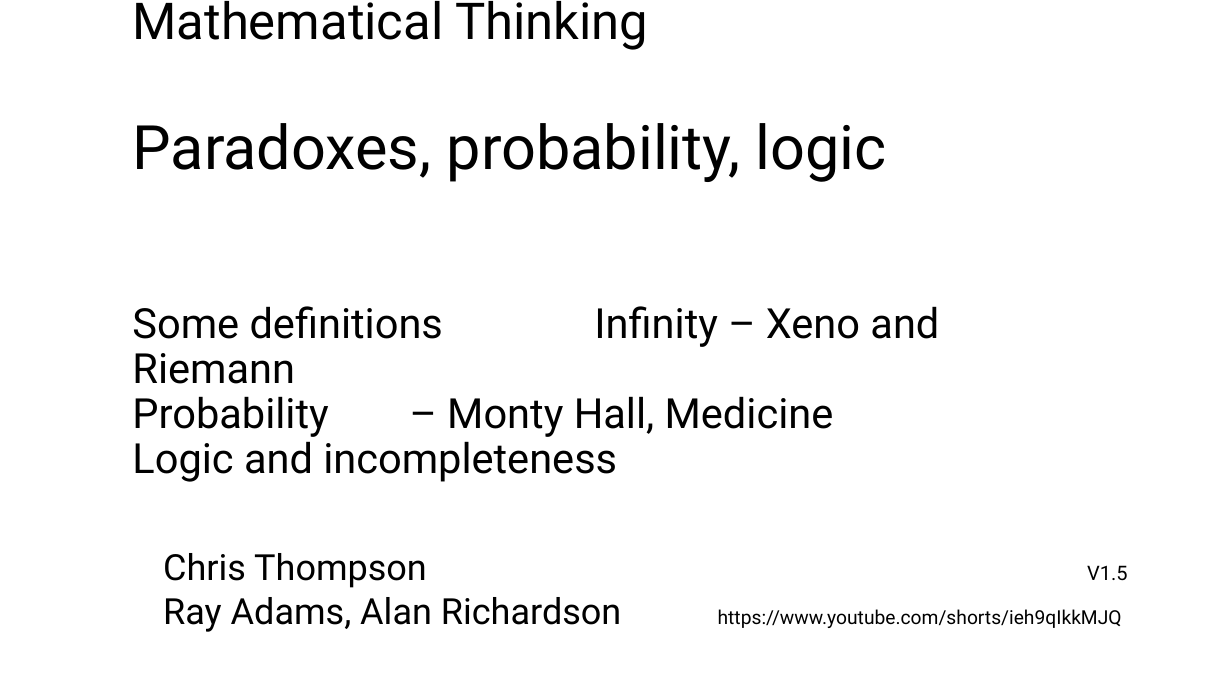
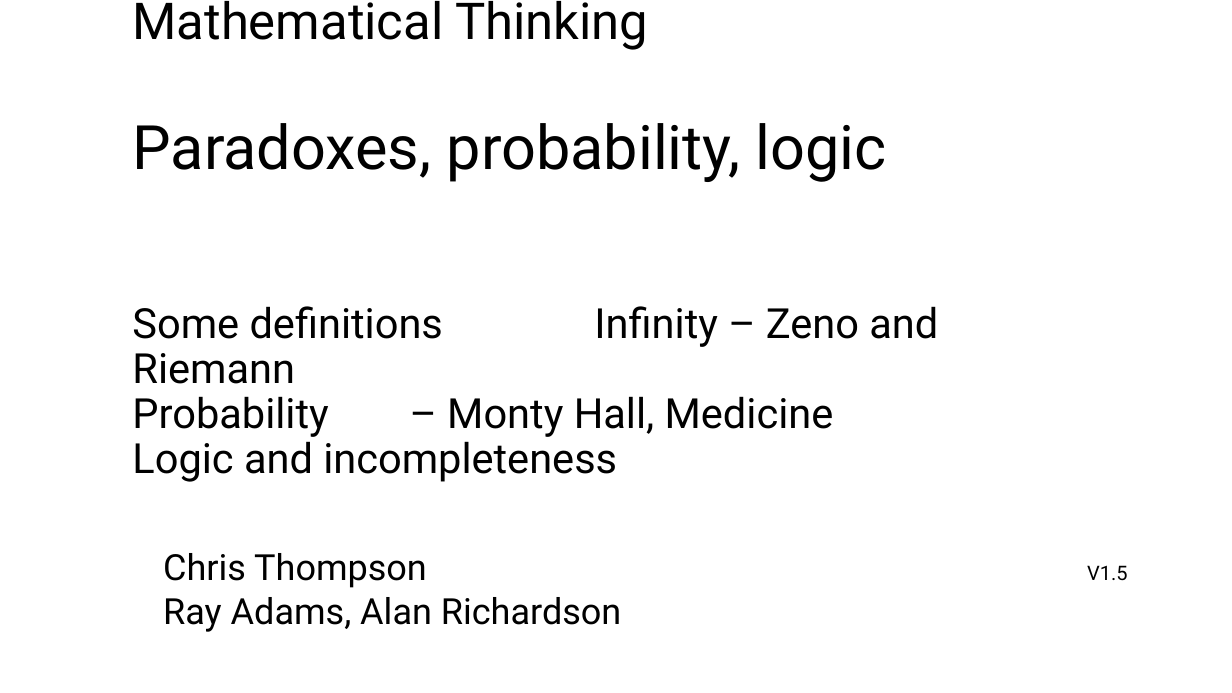
Before and after one commit to mm002a/U3AC, a slide deck: slide 2 of U3AC.Lec1.1.pptx (slide 1 before the commit). Drawn at 1232x693 pixels with LibreOffice and Linux fonts; fonts in the diff are those of the drawing. Boxes give left, top, right and bottom in pixels: in the first picture for what was removed or moved away, otherwise in the second. Text is boxed around its words. In the diff, an @@ line names an element or a change of style, - is before the commit and + after.

Commit message:
Update U3AC.Lec1.1.pptx
Final version of Lecture 1

```diff
--- a/U3AC.Lec1.1.pptx
+++ b/U3AC.Lec1.1.pptx
@@ title at (132, 1, 938, 482): text changed @@
-Mathematical Thinking
-Paradoxes, probability, logic
-Some definitions Infinity – Xeno and Riemann
-Probability – Monty Hall, Medicine
-Logic and incompleteness
+Mathematical Thinking
+Paradoxes, probability, logic
+Some definitions Infinity – Zeno and Riemann
+Probability – Monty Hall, Medicine
+Logic and incompleteness
@@ subtitle at (163, 597, 621, 632): text changed; size 15 to 28.1 pt @@
-Ray Adams, Alan Richardson https://www.youtube.com/shorts/ieh9qIkkMJQ
+Ray Adams, Alan Richardson
```
Also in this commit, not shown: 35 other slides changed, 6 slides added.
